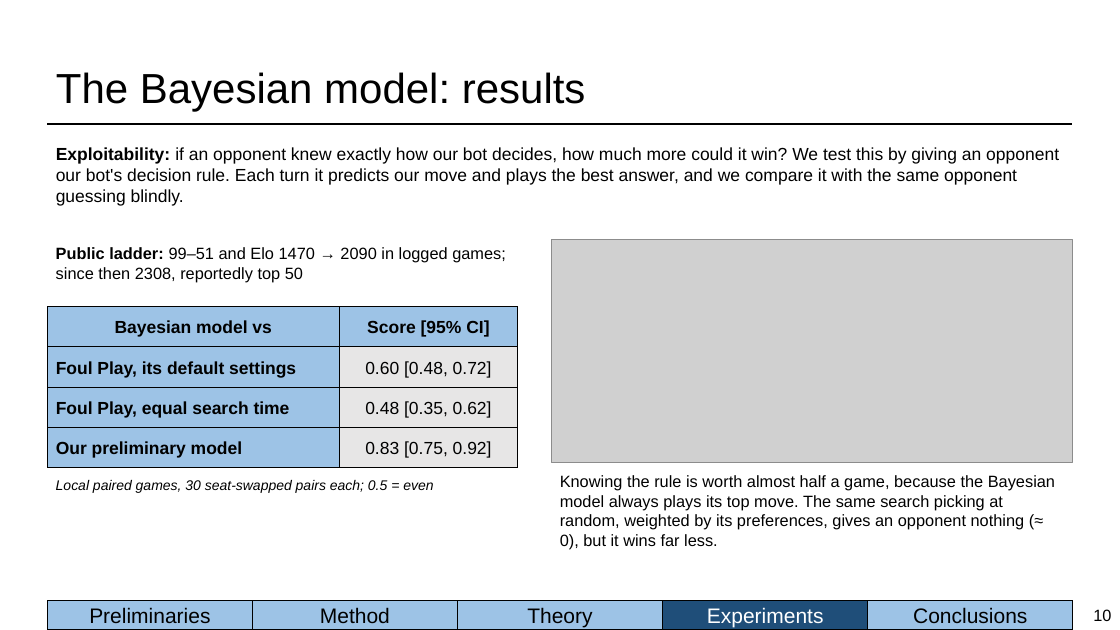
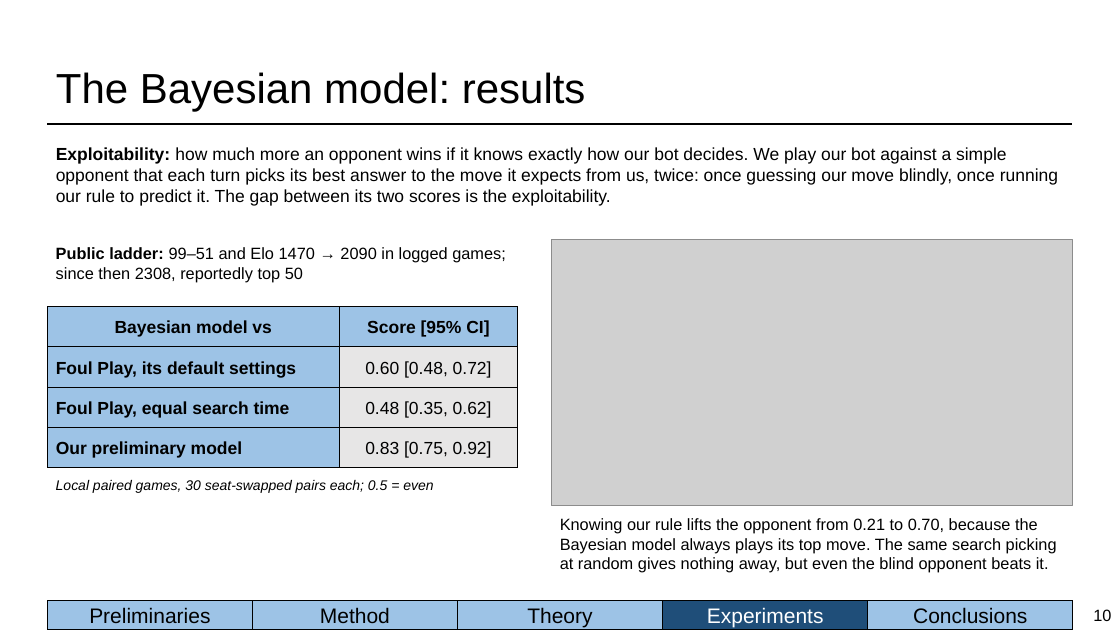
Before and after one commit to BioFanat/pokemon-equilibrium-engine, a slide deck: slide 10 of report/slides/deck.pptx. Drawn at 1120x630 pixels with LibreOffice and Linux fonts; fonts in the diff are those of the drawing; grey boxes stand for pictures. Boxes give left, top, right and bottom in pixels: in the first picture for what was removed or moved away, otherwise in the second. Text is boxed around its words. In the diff, an @@ line names an element or a change of style, - is before the commit and + after.

Commit message:
Deck: exploitability plot shows the opponent's actual scores (blind vs knowing our rule) with the gap drawn; clearer setup text

```diff
--- a/report/slides/deck.pptx
+++ b/report/slides/deck.pptx
@@ text at (x1=56, y1=147, x2=1058, y2=206): text changed @@
-Exploitability: if an opponent knew exactly how our bot decides, how much more could it win? We test this by giving an opponent our bot's decision rule. Each turn it predicts our move and plays the best answer, and we compare it with the same opponent guessing blindly.
+Exploitability: how much more an opponent wins if it knows exactly how our bot decides. We play our bot against a simple opponent that each turn picks its best answer to the move it expects from us, twice: once guessing our move blindly, once running our rule to predict it. The gap between its two scores is the exploitability.
@@ picture resized from (x1=552, y1=239, x2=1073, y2=463) to (x1=552, y1=239, x2=1073, y2=506) @@
@@ text at (x1=560, y1=518, x2=1057, y2=573): text changed @@
-Knowing the rule is worth almost half a game, because the Bayesian model always plays its top move. The same search picking at random, weighted by its preferences, gives an opponent nothing (≈ 0), but it wins far less.
+Knowing our rule lifts the opponent from 0.21 to 0.70, because the Bayesian model always plays its top move. The same search picking at random gives nothing away, but even the blind opponent beats it.
```
Also in this commit, not shown: 4 other files.
